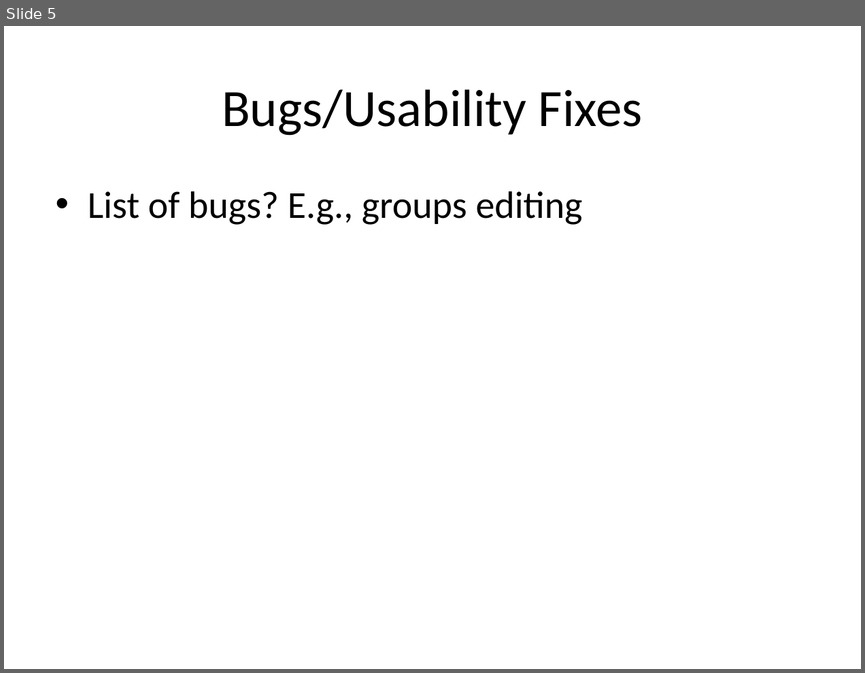
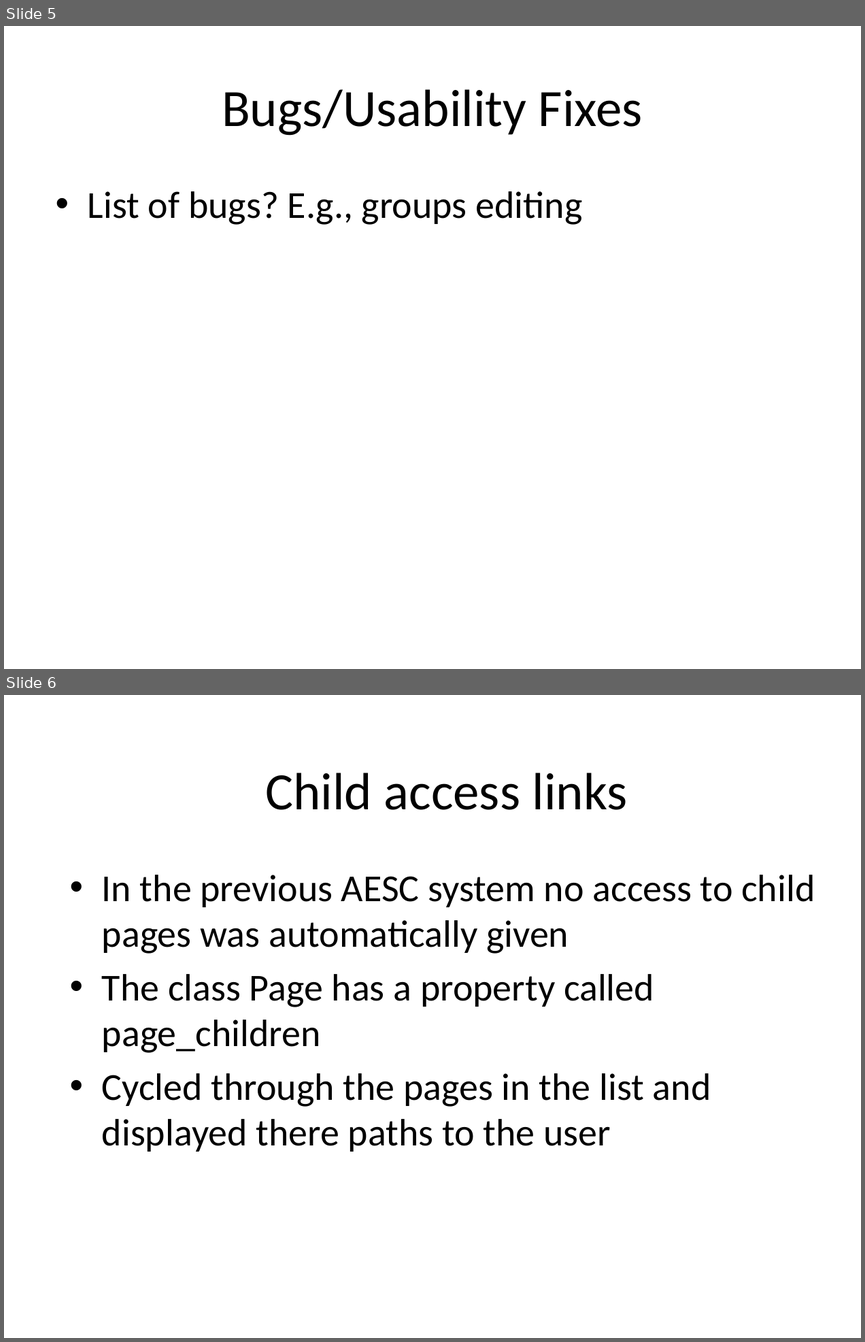
Before and after one commit to ytrstu/app-engine-site-creator, a slide deck: branches/CEN3031-per7/app-engine-site-creator/presIIIdev.pptx. Shown one above the other, each under a label of ours: slide 5 before the commit, slides 5 and 6 after it. The pictures are 865x673 and 865x1342 pixels, drawn with LibreOffice and Linux fonts; fonts in the diff are those of the drawing. Boxes give left, top, right and bottom in pixels: in the first picture for what was removed or moved away, otherwise in the second. Text is boxed around its words. In the diff, an @@ line names an element or a change of style, - is before the commit and + after.

Commit message:
Child access links slide updated.  Code slide will probably be updated again later when versioning change is accounted for.

```diff
--- a/branches/CEN3031-per7/app-engine-site-creator/presIIIdev.pptx
+++ b/branches/CEN3031-per7/app-engine-site-creator/presIIIdev.pptx
@@ slide 6 added at box(4, 695, 861, 1338), background #FFFFFF @@
@@ text added at box(265, 773, 628, 810), 44 pt, text #000000 @@
+Child access links
@@ text added at box(102, 875, 815, 1151), 32 pt, text #000000 @@
+• In the previous AESC system no access to child pages was automatically given
+• The class Page has a property called page_children
+• Cycled through the pages in the list and displayed there paths to the user
```
Also in this commit, not shown: 2 other slides added.
